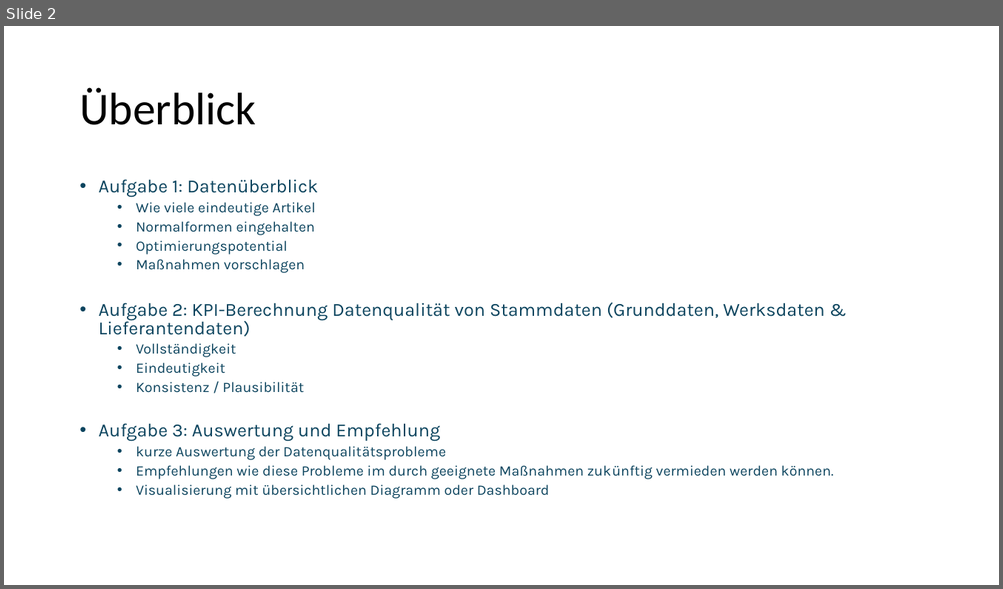
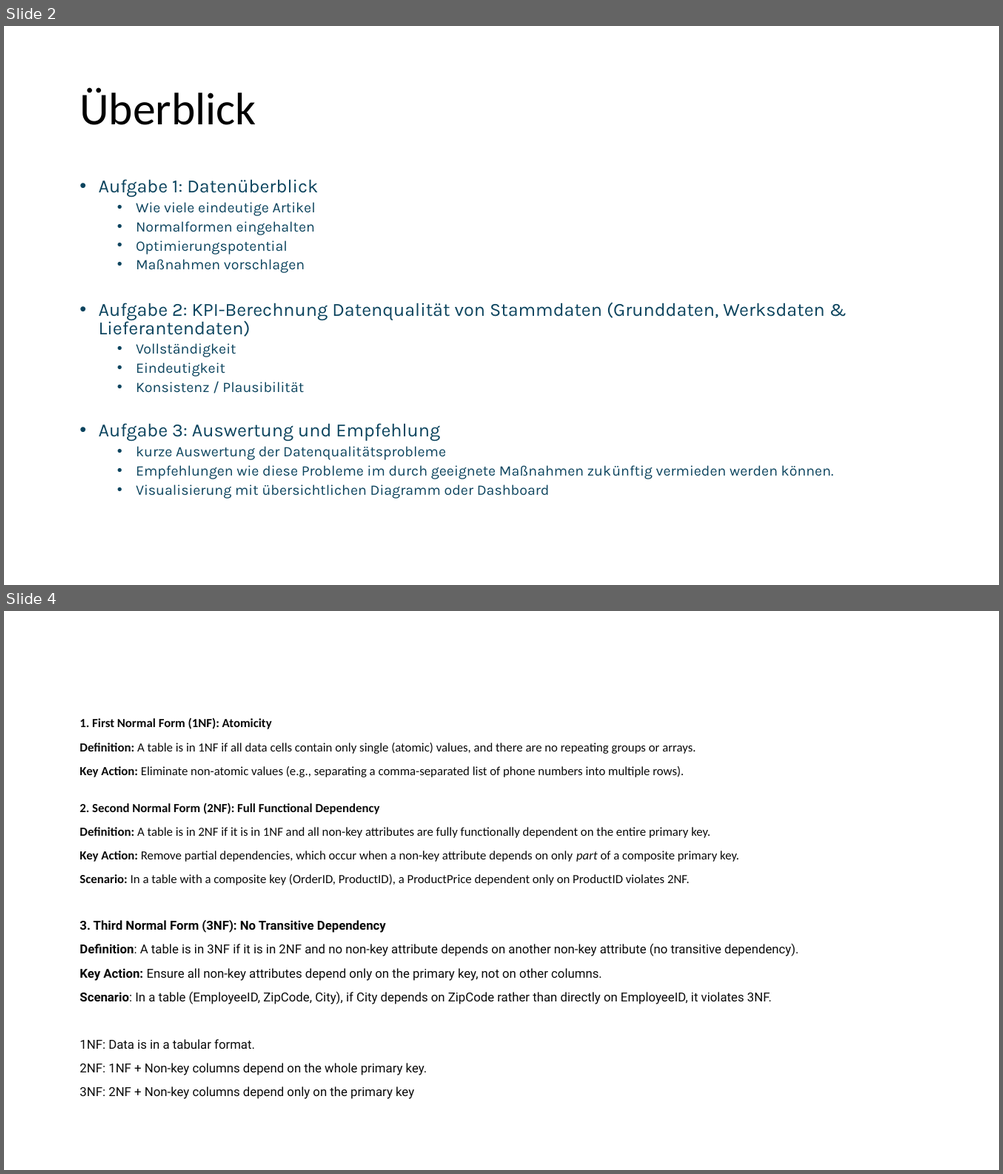
Before and after one commit to asommani/dq_artikelstammdaten, a slide deck: dm_presentation.pptx. Shown one above the other, each under a label of ours: slide 2 before the commit, slides 2 and 4 after it; the slides between them are not shown. The pictures are 1003x589 and 1003x1174 pixels, drawn with LibreOffice and Linux fonts; fonts in the diff are those of the drawing. Boxes give left, top, right and bottom in pixels: in the first picture for what was removed or moved away, otherwise in the second. Text is boxed around its words. In the diff, an @@ line names an element or a change of style, - is before the commit and + after.

Commit message:
first dashboard draft

```diff
--- a/dm_presentation.pptx
+++ b/dm_presentation.pptx
@@ slide 4 added at (4, 611, 999, 1170), background #FFFFFF @@
@@ text added at (79, 718, 798, 1099), 12 pt, text #0A0A0A @@
+1. First Normal Form (1NF): Atomicity
+Definition: A table is in 1NF if all data cells contain only single (atomic) values, and there are no repeating groups or arrays.
+Key Action: Eliminate non-atomic values (e.g., separating a comma-separated list of phone numbers into multiple rows).
+2. Second Normal Form (2NF): Full Functional Dependency
+Definition: A table is in 2NF if it is in 1NF and all non-key attributes are fully functionally dependent on the entire primary key.
+Key Action: Remove partial dependencies, which occur when a non-key attribute depends on only part of a composite primary key.
+Scenario: In a table with a composite key (OrderID, ProductID), a ProductPrice dependent only on ProductID violates 2NF.
+3. Third Normal Form (3NF): No Transitive Dependency
+Definition: A table is in 3NF if it is in 2NF and no non-key attribute depends on another non-key attribute (no transitive dependency).
+Key Action: Ensure all non-key attributes depend only on the primary key, not on other columns.
+Scenario: In a table (EmployeeID, ZipCode, City), if City depends on ZipCode rather than directly on EmployeeID, it violates 3NF.
+1NF: Data is in a tabular format.
+2NF: 1NF + Non-key columns depend on the whole primary key.
+3NF: 2NF + Non-key columns depend only on the primary key
```
Also in this commit, not shown: 2 other slides added, 2 slides removed, 13 other files.
